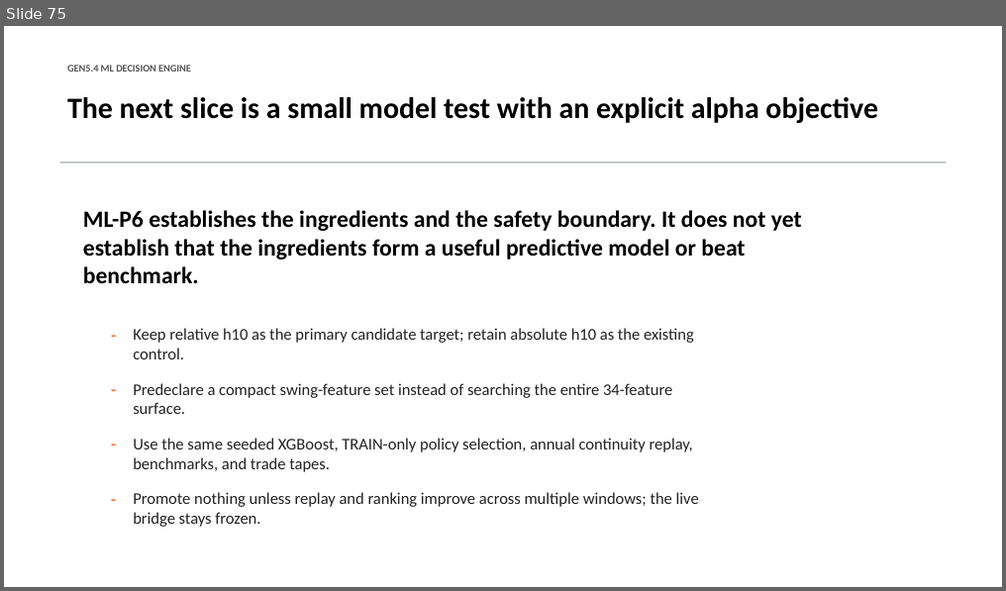
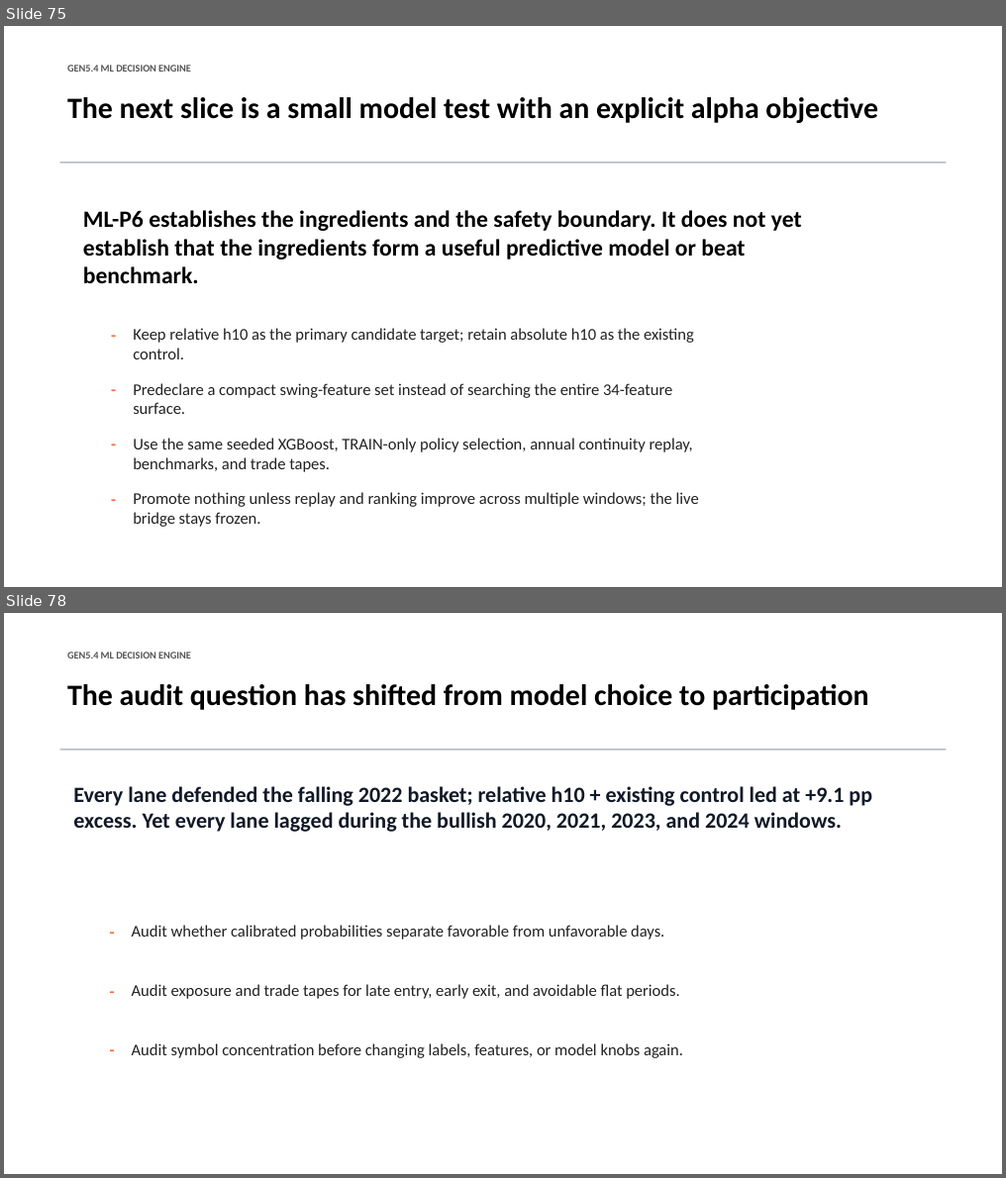
Before and after one commit to Francisc0Franc0/Time-Series-Modeling-Gen5, a slide deck: presentations/gen5_4_ml_decision_engine_incremental_build.pptx. Shown one above the other, each under a label of ours: slide 75 before the commit, slides 75 and 78 after it; the slides between them are not shown. The pictures are 1006x591 and 1006x1178 pixels, drawn with LibreOffice and Linux fonts; fonts in the diff are those of the drawing. Boxes give left, top, right and bottom in pixels: in the first picture for what was removed or moved away, otherwise in the second. Text is boxed around its words. In the diff, an @@ line names an element or a change of style, - is before the commit and + after.

```diff
--- a/presentations/gen5_4_ml_decision_engine_incremental_build.pptx
+++ b/presentations/gen5_4_ml_decision_engine_incremental_build.pptx
@@ slide 78 added at <box>4,613,1002,1174</box>, background #FFFFFF @@
@@ text added at <box>67,652,191,659</box>, 9.8 pt, text #555555, bold @@
+GEN5.4 ML DECISION ENGINE
@@ text added at <box>67,684,869,710</box>, 28.5 pt, text #000000, bold @@
+The audit question has shifted from model choice to participation
@@ rectangle added at <box>60,749,945,750</box>, fill #B8BCC4 @@
@@ text added at <box>73,786,872,832</box>, 21 pt, text #111827, bold @@
+Every lane defended the falling 2022 basket; relative h10 + existing control led at +9.1 pp excess. Yet every lane lagged during the bullish 2020, 2021, 2023, and 2024 windows.
@@ text added at <box>102,918,118,938</box>, 15.8 pt, text #FF6B35, bold @@
+-
@@ text added at <box>132,925,664,940</box>, 15.8 pt, text #222222 @@
+Audit whether calibrated probabilities separate favorable from unfavorable days.
@@ text added at <box>102,977,118,997</box>, 15.8 pt, text #FF6B35, bold @@
+-
@@ text added at <box>132,984,679,999</box>, 15.8 pt, text #222222 @@
+Audit exposure and trade tapes for late entry, early exit, and avoidable flat periods.
@@ text added at <box>102,1037,118,1057</box>, 15.8 pt, text #FF6B35, bold @@
+-
@@ text added at <box>132,1044,683,1059</box>, 15.8 pt, text #222222 @@
+Audit symbol concentration before changing labels, features, or model knobs again.
```
Also in this commit, not shown: 2 other slides added, 16 other files.
